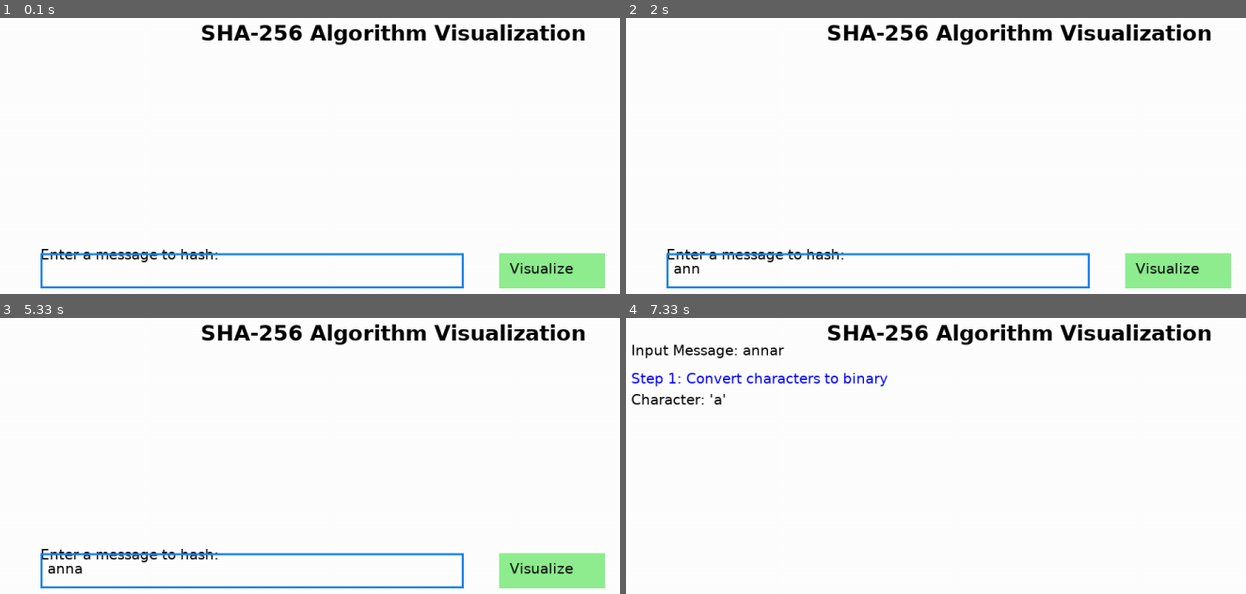
Above: before the commit, frames 1-4 (two rows, left to right).
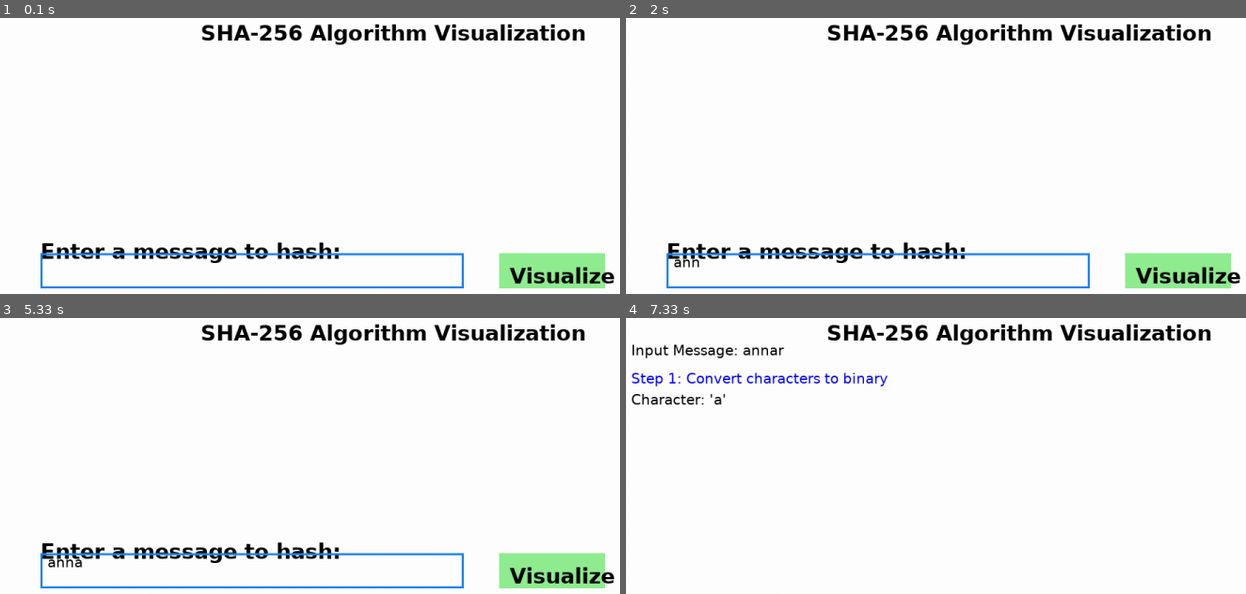
Above: after the commit, the same moments.

Repository: phuoctt03/linhtinh
Game: pygame game, started from done.py
The game is run twice, just before and just after one commit, with the same random seed, the same clock (stepped at 60 frames per second) and the same inputs.
Inputs:
- Up to frame 1 (0.1 s): no input
- Up to frame 2 (2 s): type "ann" at 0.33 s; tap Enter at 0.67 s; hold Right 0.88-1.35 s; hold Left from 1.98 s (still down)
- Up to frame 3 (5.33 s): release Left at 2.52 s; tap Enter at 2.55 s; hold Left 2.88-3.28 s; click "Visualize" at 4.03 s; hold Left 4.32-4.78 s; type "a" at 5.32 s
- Up to frame 4 (7.33 s): tap Enter at 5.45, 7.28 s; hold Left 6.15-6.68 s; type "r" at 7.15 s

The runs differ from the first frame. In frame 1, 2.1% of the frame differs, in the area x 6-100%, y 81-97%; in frame 2, 2.3%; in frame 3, 2.3%; in frame 4, nothing differs.

Commit message:
fix font

Diff:
--- a/done.py
+++ b/done.py
@@ -166,15 +166,15 @@
             self.text = self.message
             txt_surface = font.render(self.text, True, pygame.Color('black'))
             width = max(600, txt_surface.get_width() + 10)
-            text = font.render("Enter a message to hash:", True, BLACK)
-            screen.blit(text, (self.input_box.x , self.input_box.y - 10))
+            text = title_font.render("Enter a message to hash:", True, BLACK)
+            screen.blit(text, (self.input_box.x , self.input_box.y - 20))
             self.input_box.w = width
-            screen.blit(txt_surface, (self.input_box.x + 10, self.input_box.y + 10))
+            screen.blit(txt_surface, (self.input_box.x + 10, self.input_box.y + 1))
             pygame.draw.rect(screen, self.color, self.input_box, 3)
 
             pygame.draw.rect(screen, self.button_color, self.button_box)
-            button_text = font.render("Visualize", True, pygame.Color('black'))
-            screen.blit(button_text, (self.button_box.x + 15, self.button_box.y + 10))
+            button_text = title_font.render("Visualize", True, pygame.Color('black'))
+            screen.blit(button_text, (self.button_box.x + 15, self.button_box.y + 15))
 
         if self.current_step > 0:
             msg_text = font.render(f"Input Message: {self.message}", True, BLACK)
